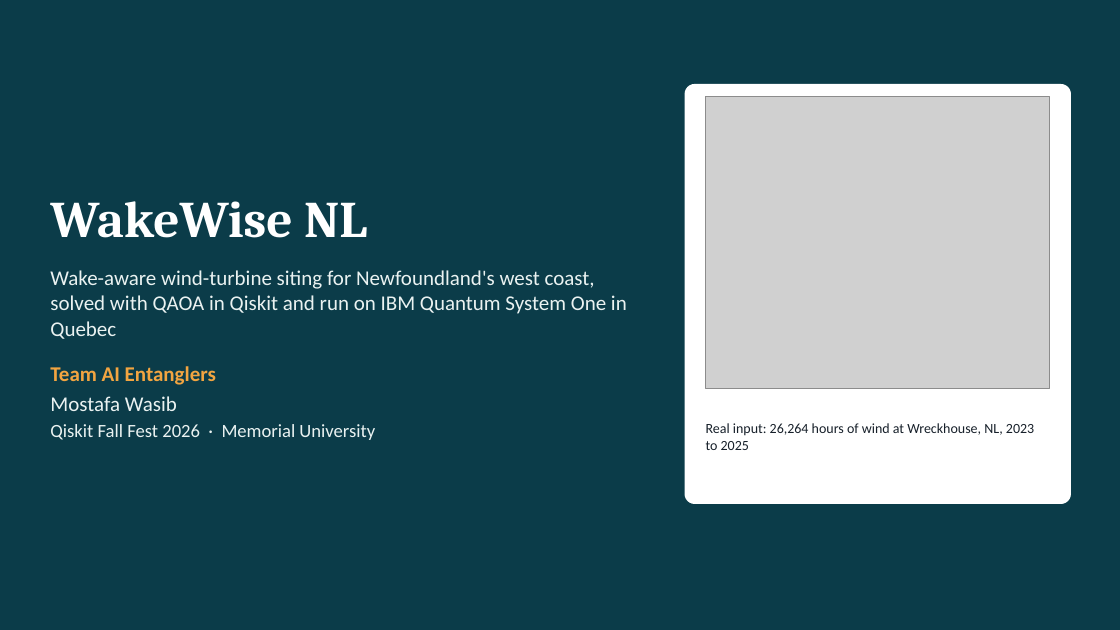
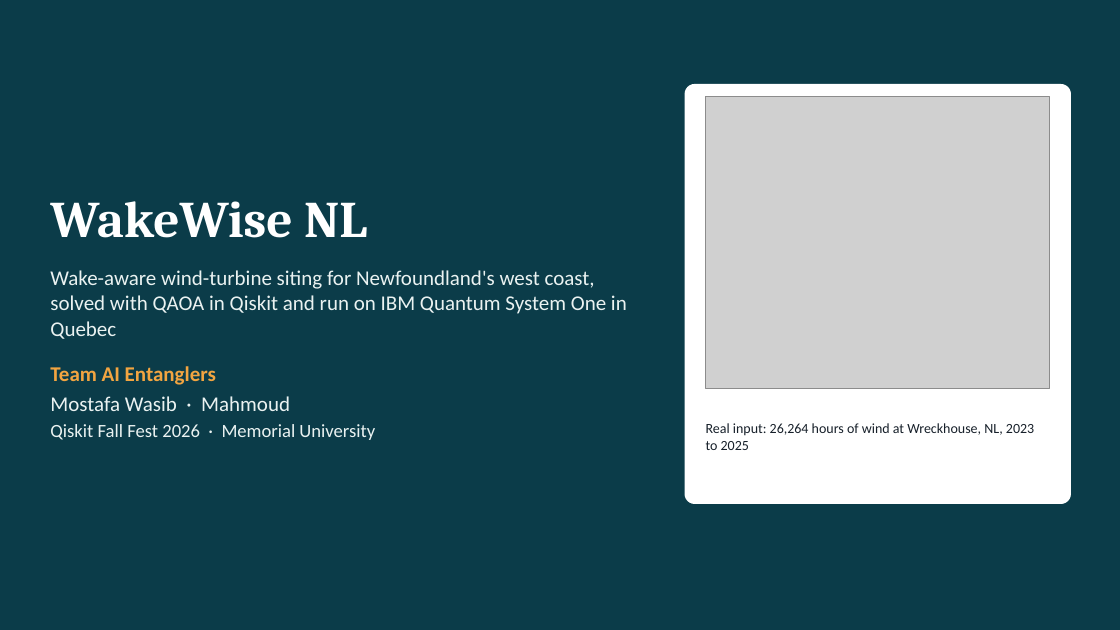
Before and after one commit to mrw-soumik/Qiskit-AI-Entanglers-, a slide deck: slide 1 of slides/WakeWise_NL_AI_Entanglers.pptx. Drawn at 1120x630 pixels with LibreOffice and Linux fonts; fonts in the diff are those of the drawing; grey boxes stand for pictures. Boxes give left, top, right and bottom in pixels: in the first picture for what was removed or moved away, otherwise in the second. Text is boxed around its words. In the diff, an @@ line names an element or a change of style, - is before the commit and + after.

```diff
--- a/slides/WakeWise_NL_AI_Entanglers.pptx
+++ b/slides/WakeWise_NL_AI_Entanglers.pptx
@@ text at (50, 396, 290, 411): text changed @@
-Mostafa Wasib
+Mostafa Wasib · Mahmoud
```
Also in this commit, not shown: 4 other files.
